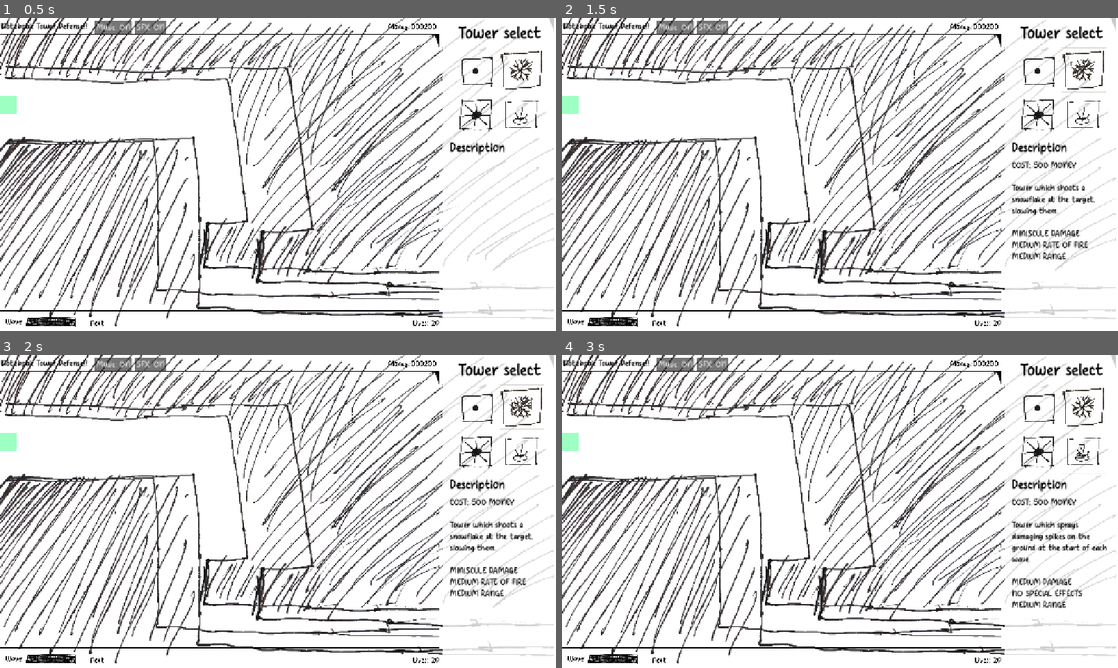
Above: before the commit, frames 1-4 (two rows, left to right).
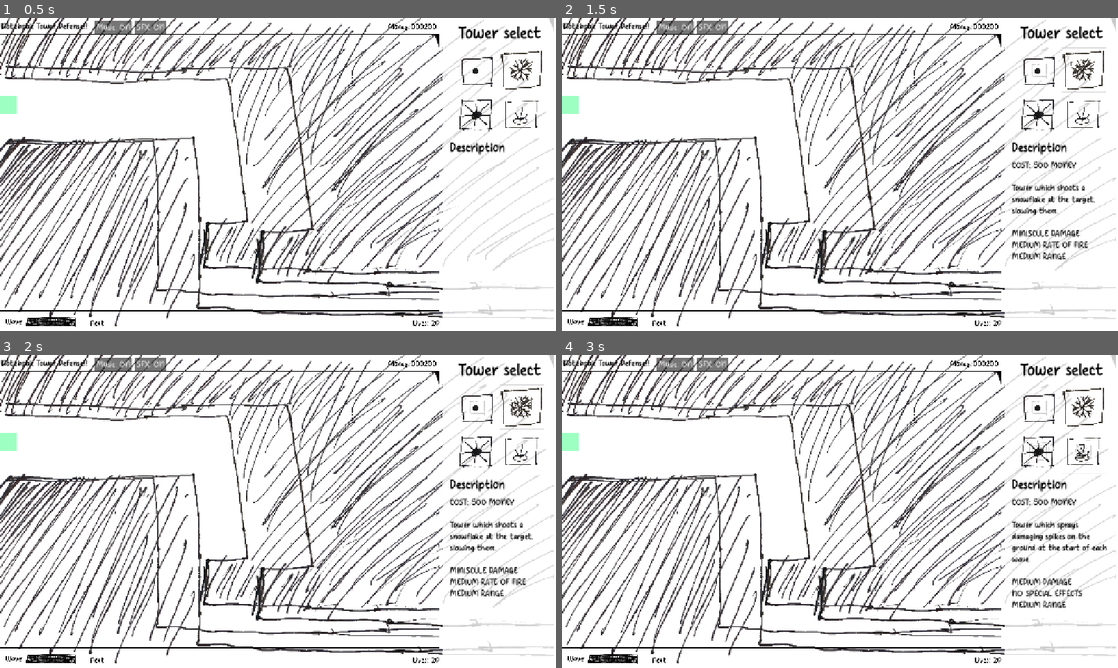
Above: after the commit, the same moments.

Repository: OzuYatamutsu/notebook-tower-defense
Game: Godot game, scene res://levels/test_level.tscn
Same seed, same stepped clock (60 frames per second), same inputs: the game is played once before the commit and once after it. This scene is started directly instead of the project's main scene.
Inputs (mouse positions are in pixels of both pictures, inside the frame that each line leads up to):
- Up to frame 1 (0.5 s): no input
- Up to frame 2 (1.5 s): click (1040, 71) at 0.5 s; click (1084, 71) at 1.25 s
- Up to frame 3 (2 s): no input
- Up to frame 4 (3 s): click (1040, 452) at 2 s; click (1084, 452) at 2.75 s

Frame 1 is identical in both runs. In frame 2, less than 0.1% of the frame differs, in the area x 83-96%, y 13-20%; in frame 3, less than 0.1%; in frame 4, 0.2%, in the area x 83-96%, y 13-35%.
Error in both runs: Invalid call. Nonexistent function 'set_max_value' in base 'Control (WaveMeter)'. (res://levels/level.gd:34)

Commit message:
Tower placement spawn part 1

Diff:
--- a/components/tower_placement_shadow.gd
+++ b/components/tower_placement_shadow.gd
@@ -32,11 +32,17 @@
     ):
         return
 
+    # We should create the tower at the current location,
+    # then deactivate the shadow.
+    spawn()
+    IsActive = false
+
 func activate(towerPath: String, tower: Tower) -> void:
     TOWER_TO_PLACE_PATH = towerPath
     TOWER_TO_PLACE = tower
     TowerSprite.texture = tower.get_node("Sprite").texture
     TowerSprite.visible = true
+    IsActive = true
 
 func spawn() -> void:
     var new_tower = load(TOWER_TO_PLACE_PATH).instantiate()
--- a/levels/test_level.tscn
+++ b/levels/test_level.tscn
@@ -64,10 +64,6 @@
 [node name="CollisionPolygon2D2" type="CollisionPolygon2D" parent="LevelViewport/walls" index="1"]
 polygon = PackedVector2Array(-1, 301, 17, 286, 444, 277, 458, 406, 455, 659, 538, 671, 783, 683, 1281, 674, 1281, 718, 367, 720, 357, 348, -2, 363)
 
-[node name="TowerPlacementShadow" parent="LevelViewport" index="4"]
-TOWER_TO_PLACE_PATH = "res://towers/BulletTower.tscn"
-MOUSE_FOLLOW_SPEED = 10.0
-
 [node name="LevelSpawn" parent="LevelViewport" index="6"]
 SPAWN_TIMER_SECS = 0.5
 
